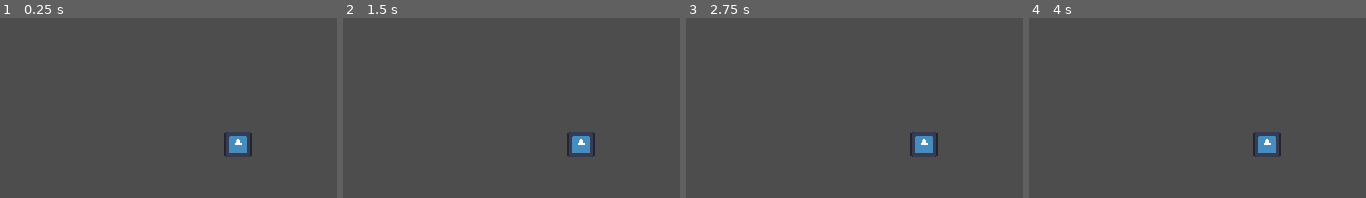
Above: before the commit, frames 1-4 (left to right).
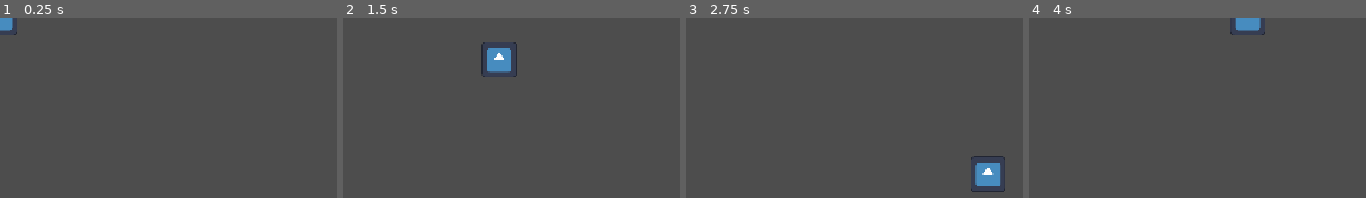
Above: after the commit, the same moments.

Repository: sinkinlimpson/IS-Project_Game-Development
Game: Godot game, scene res://node_2d.tscn
The game is run twice, just before and just after one commit, with the same random seed, the same clock (stepped at 60 frames per second) and the same inputs. The engine's default icon, where the game draws it, is replaced by a stand-in: a white triangle on a blue panel in a dark square.
Inputs:
- Up to frame 1 (0.25 s): no input
- Up to frame 2 (1.5 s): tap Enter at 0.5 s; hold Right (ui_right) 0.53-1.28 s; hold Down (ui_down) from 1.28 s (still down)
- Up to frame 3 (2.75 s): release Down (ui_down) at 2.03 s; hold Right (ui_right) from 2.03 s (still down)
- Up to frame 4 (4 s): release Right (ui_right) at 2.78 s; hold Up (ui_up) 2.78-3.53 s; hold Left (ui_left) from 3.53 s (still down)

The runs differ from the first frame. In frame 1, 0.9% of the frame differs, in the area x 0-75%, y 0-78%; in frame 2, 1.9%, in the area x 40-75%, y 13-78%; in frame 3, 1.8%; in frame 4, 1.3%.

Commit message:
Add player movement

Diff:
--- a/node_2d.tscn
+++ b/node_2d.tscn
@@ -4,15 +4,14 @@
 [ext_resource type="Texture2D" uid="uid://b7ntv15js6ebj" path="res://icon.svg" id="1_wtcfe"]
 
 [sub_resource type="CapsuleShape2D" id="CapsuleShape2D_ehluv"]
-radius = 18.0
-height = 40.0
+radius = 22.0
+height = 52.0
 
 [node name="Player" type="CharacterBody2D" unique_id=1478800990]
-position = Vector2(343, 182)
 script = ExtResource("1_0e48y")
 
 [node name="Sprite2D" type="Sprite2D" parent="." unique_id=473912999]
-scale = Vector2(0.3, 0.3)
+scale = Vector2(0.4, 0.4)
 texture = ExtResource("1_wtcfe")
 
 [node name="CollisionShape2D" type="CollisionShape2D" parent="." unique_id=821943990]
--- a/player.gd
+++ b/player.gd
@@ -8,4 +8,15 @@
 	#handle player input
 
 	var direction = Input.get_vector("ui_left", "ui_right", "ui_up", "ui_down")
-	print(direction)
+
+	# handle movement
+
+	if direction != Vector2.ZERO:
+		direction = direction.normalized()
+		velocity = direction * SPEED
+	else:
+		velocity = Vector2.ZERO
+
+	print(velocity)
+
+	move_and_slide()
